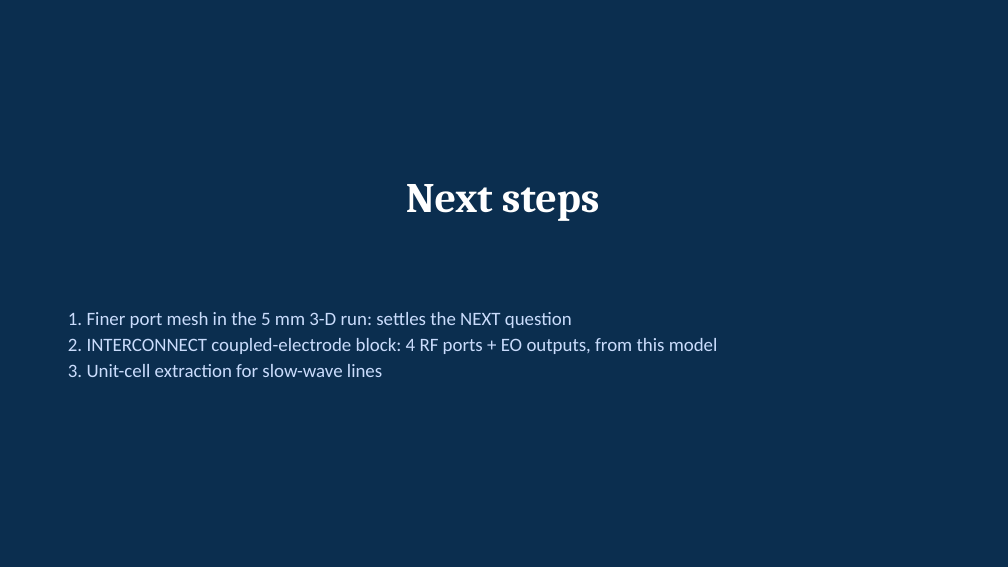
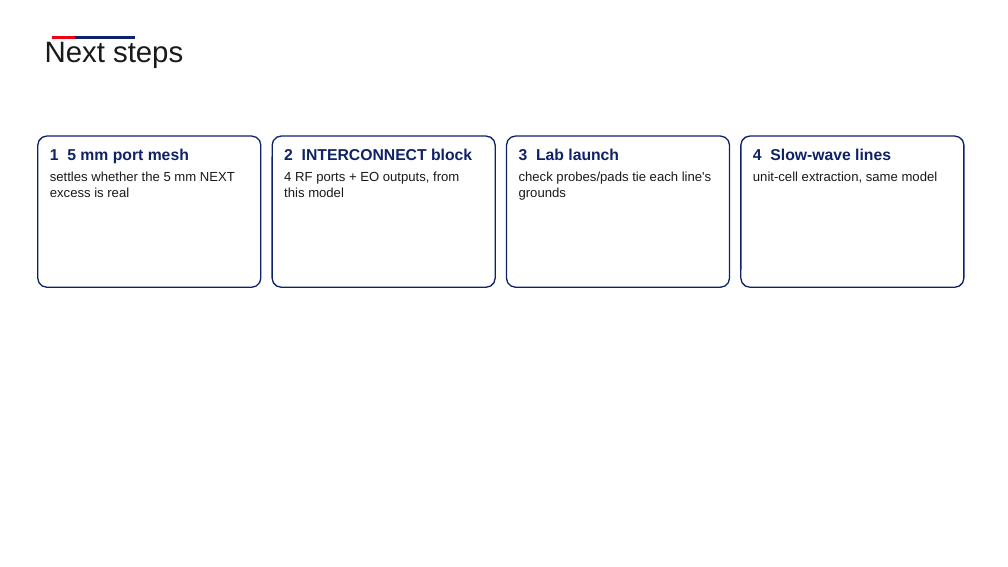
Before and after one commit to andreimuresian/claude, a slide deck: slide 16 of docs/cst/xtalk/crosstalk_cross_section.pptx. Drawn at 1008x567 pixels with LibreOffice and Linux fonts; fonts in the diff are those of the drawing; background and template pictures are left out. Boxes give left, top, right and bottom in pixels: in the first picture for what was removed or moved away, otherwise in the second. Text is boxed around its words. In the diff, an @@ line names an element or a change of style, - is before the commit and + after.

```diff
--- a/docs/cst/xtalk/crosstalk_cross_section.pptx
+++ b/docs/cst/xtalk/crosstalk_cross_section.pptx
@@ background #0B2E4F to #FFFFFF @@
@@ text "Next steps": place and size @@
-text "Next steps" at [406, 184, 600, 221]
+text "Next steps" at [45, 41, 183, 68]
@@ text "Next steps" at [45, 41, 183, 68]: size 40 to 28 pt, font Cambria to Arial, text colour #FFFFFF to #1A1A1A, bold off; alignment centre to left; more space between paragraphs @@
@@ line added from (52, 38) to (77, 38), #F20013 2 pt @@
@@ line added from (75, 38) to (135, 38), #0E2268 2 pt @@
@@ rounded rectangle added at [38, 136, 261, 287], fill #FFFFFF, outline #0E2268 1.25 pt @@
@@ text added at [50, 148, 235, 197], 12.5 pt, text #1A1A1A @@
+1 5 mm port mesh
+settles whether the 5 mm NEXT excess is real
@@ rounded rectangle added at [272, 136, 495, 287], fill #FFFFFF, outline #0E2268 1.25 pt @@
@@ text added at [284, 148, 472, 197], 12.5 pt, text #1A1A1A @@
+2 INTERCONNECT block
+4 RF ports + EO outputs, from this model
@@ rounded rectangle added at [507, 136, 730, 287], fill #FFFFFF, outline #0E2268 1.25 pt @@
@@ text added at [519, 148, 711, 200], 12.5 pt, text #1A1A1A @@
+3 Lab launch
+check probes/pads tie each line's grounds
@@ rounded rectangle added at [741, 136, 964, 287], fill #FFFFFF, outline #0E2268 1.25 pt @@
@@ text added at [753, 148, 938, 183], 12.5 pt, text #1A1A1A @@
+4 Slow-wave lines
+unit-cell extraction, same model
@@ text removed at [68, 312, 718, 377] @@
-1. Finer port mesh in the 5 mm 3-D run: settles the NEXT question
-2. INTERCONNECT coupled-electrode block: 4 RF ports + EO outputs, from this model
-3. Unit-cell extraction for slow-wave lines
```
Also in this commit, not shown: 14 other slides changed, 1 slide added, 1 slide removed, 4 other files.
